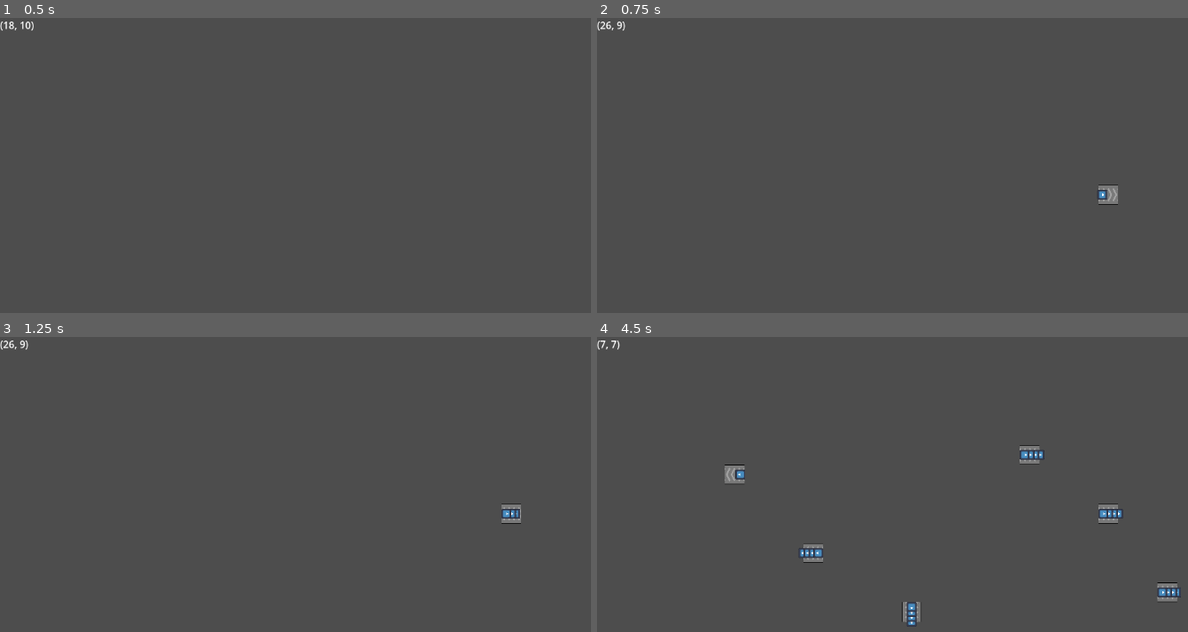
Above: before the commit, frames 1-4 (two rows, left to right).
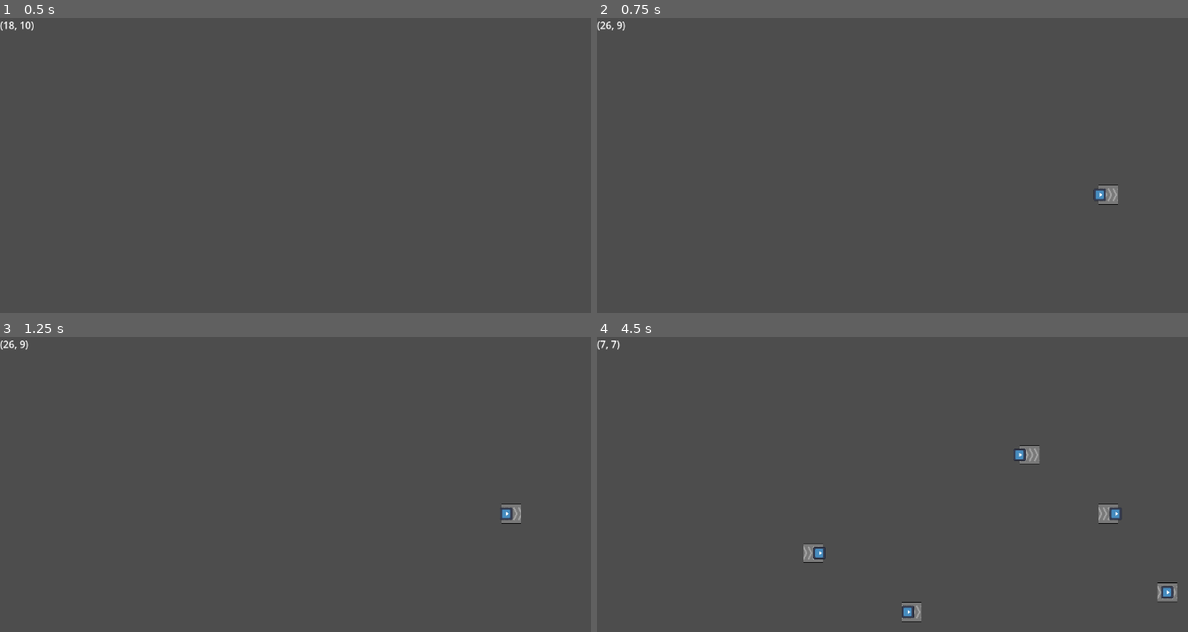
Above: after the commit, the same moments.

Repository: BielMaxBR/jam-da-agua
Game: Godot game, scene res://scenes/root.tscn
Two runs of this game, one before a commit and one after it. Both use one fixed random seed, a clock stepped at 60 frames per second and the inputs below. The engine's default icon, where the game draws it, is replaced by a stand-in: a white triangle on a blue panel in a dark square.
Inputs (mouse positions are in pixels of both pictures, inside the frame that each line leads up to):
- Up to frame 1 (0.5 s): no input
- Up to frame 2 (0.75 s): tap Enter at 0.5 s; move the mouse to (1105, 197) at 0.52 s; press the mouse at (1105, 197) at 0.53 s
- Up to frame 3 (1.25 s): right-click (508, 516) at 0.8 s
- Up to frame 4 (4.5 s): tap Space at 1.25 s; move the mouse to (809, 555) at 1.27 s; release the mouse at (809, 555) at 1.28 s; right-click (809, 555) at 1.35 s; click (809, 555) at 1.55 s; tap Enter at 2 s; move the mouse to (1022, 449) at 2.02 s; press the mouse at (1022, 449) at 2.03 s; right-click (1022, 449) at 2.3 s; move the mouse to (916, 614) at 2.77 s; release the mouse at (916, 614) at 2.78 s; right-click (916, 614) at 2.85 s; click (916, 614) at 3.05 s; move the mouse to (1164, 596) at 3.52 s; press the mouse at (1164, 596) at 3.53 s; right-click (1164, 596) at 3.8 s; move the mouse to (738, 475) at 4.27 s; release the mouse at (738, 475) at 4.28 s; right-click (738, 475) at 4.35 s

Frame 1 is identical in both runs. In frame 2, less than 0.1% of the frame differs, in the area x 83-87%, y 57-63%; in frame 3, 0.1%; in frame 4, 0.9%, in the area x 21-99%, y 37-99%.

Commit message:
as esteiras esteiram

Diff:
--- a/project.godot
+++ b/project.godot
@@ -20,11 +20,20 @@
 GridManager="*uid://6kvqm110hog5"
 Globals="*uid://drrbkkgk1mcj4"
 
+[display]
+
+window/vsync/vsync_mode=0
+
 [input]
 
 click={
 "deadzone": 0.2,
 "events": [Object(InputEventMouseButton,"resource_local_to_scene":false,"resource_name":"","device":-1,"window_id":0,"a …(253 unchanged characters)…
+]
+}
+erase={
+"deadzone": 0.2,
+"events": [Object(InputEventMouseButton,"resource_local_to_scene":false,"resource_name":"","device":-1,"window_id":0,"alt_pressed":false,"shift_pressed":false,"ctrl_pressed":false,"meta_pressed":false,"button_mask":0,"position":Vector2(0, 0),"global_position":Vector2(0, 0),"factor":1.0,"button_index":2,"canceled":false,"pressed":false,"double_click":false,"script":null)
 ]
 }
 
--- a/scripts/AnimationData.gd
+++ b/scripts/AnimationData.gd
@@ -44,3 +44,6 @@
 	RenderingServer.canvas_item_clear(canvas_item)
 	RenderingServer.canvas_item_add_texture_rect_region(canvas_item,position_rect,sheetRID,frame_rect)
 	RenderingServer.canvas_item_set_transform(canvas_item, transform)
+
+func delete():
+	RenderingServer.canvas_item_clear(canvas_item)
--- a/scripts/Belt.gd
+++ b/scripts/Belt.gd
@@ -7,14 +7,15 @@
 
 var items : Array[Dictionary] = []
 var max_items = 4
+var item_size := Vector2(20,20)
 
 signal rendering
 
-func add_item(item:Item):
+func add_item(item:Item, offset: float = 0.0):
 	var canvas_item = RenderingServer.canvas_item_create()
 	var block = {
 		"item": item,
-		"offset": 0.0,
+		"offset": offset,
 		"canvas_item": canvas_item
 	}
 	items.append(block)
@@ -26,7 +27,9 @@
 	#render_item(block)
 
 func pop_item() -> Item:
-	return items.pop_front().item
+	var block = items.pop_front()
+	RenderingServer.canvas_item_clear(block.canvas_item)
+	return block.item
 
 func init():
 	anim_data.frame_size = Vector2(32,32)
@@ -35,9 +38,9 @@
 	anim_data.sheetRID = texture.get_rid()
 	anim_data.direction = direction
 	add_item(Item.new(preload("res://icon.svg")))
-	add_item(Item.new(preload("res://icon.svg")))
-	add_item(Item.new(preload("res://icon.svg")))
-	add_item(Item.new(preload("res://icon.svg")))
+	#add_item(Item.new(preload("res://icon.svg")))
+	#add_item(Item.new(preload("res://icon.svg")))
+	#add_item(Item.new(preload("res://icon.svg")))
 
 
 func update(delta: float):
@@ -50,18 +53,38 @@
 	transfer_item()
 
 func transfer_item():
+	if len(items) == 0: return
+	if items[0].offset != 1: return
 	var next_pos = position + Vector2i(direction)
 	if not GridManager.has_tile(next_pos): return
-	var next_tile = GridManager.get_tile(next_pos)
+	var next_tile: Tile = GridManager.get_tile(next_pos)
+	if not next_tile is Belt: return
+	next_tile = next_tile as Belt
+
+	var their_direction = next_tile.direction
+	var diff = abs(abs(their_direction.angle()) - abs(direction.angle()))
+	#print(diff," ", PI/2)
+	if is_equal_approx(diff,PI/2):
+		if len(next_tile.items) <= max_items/2:
+			var item = pop_item()
+			next_tile.add_item(item, 0.49)
+	elif diff == 0:
+		if len(next_tile.items) < max_items:
+			var item = pop_item()
+			next_tile.add_item(item)
 
 func render(delta: float,clock: float) -> void:
 	anim_data.update_frame(delta,position, clock)
 	for block in items:
 		render_item(block)
 
+func delete():
+	anim_data.delete()
+	for block in items:
+		RenderingServer.canvas_item_clear(block.canvas_item)
+
 func render_item(block: Dictionary):
 	rendering.emit()
-	var item_size := Vector2(16,16)
 
 	var offset = item_size/2 - Vector2(0,item_size.y) - Vector2(32,32)*block.offset*Vector2.UP #sim numero magico
 
--- a/scripts/GridManager.gd
+++ b/scripts/GridManager.gd
@@ -34,7 +34,8 @@
 	else:
 		return null
 
-func delete_tile(pos: Vector2):
+func delete_tile(pos: Vector2i):
+	grid[pos].delete()
 	render_list.erase(pos)
 	grid.erase(pos)
 
--- a/scripts/Tile.gd
+++ b/scripts/Tile.gd
@@ -18,3 +18,6 @@
 
 @abstract
 func render(delta: float,clock: float) -> void
+
+@abstract
+func delete() -> void
--- a/scripts/root.gd
+++ b/scripts/root.gd
@@ -26,3 +26,5 @@
 
 		belt.direction = dir
 		belt.init()
+	if Input.is_action_pressed("erase") and GridManager.has_tile(pos):
+		GridManager.delete_tile(pos)
